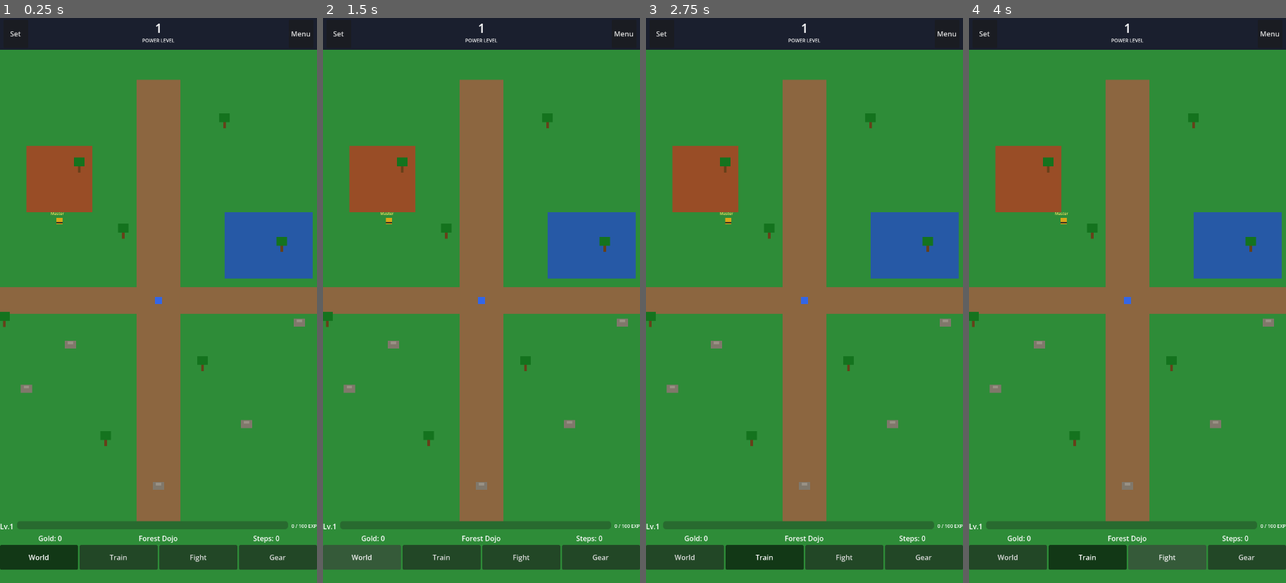
Above: before the commit, frames 1-4 (left to right).
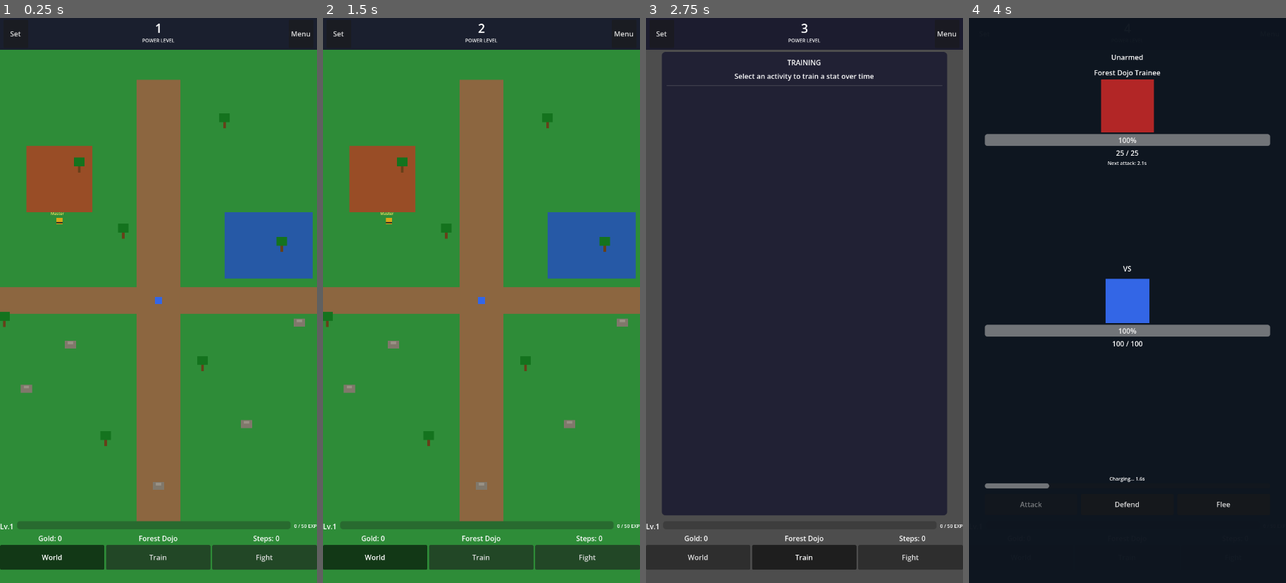
Above: after the commit, the same moments.

Repository: LeatherSpoon/Sharp_Apples
Game: Godot game, scene res://scenes/main.tscn
Two runs of this game, one before a commit and one after it. Both use one fixed random seed, a clock stepped at 60 frames per second and the inputs below.
Inputs:
- Up to frame 1 (0.25 s): no input
- Up to frame 2 (1.5 s): click "Set" at 0.5 s; click "World" at 1.25 s
- Up to frame 3 (2.75 s): click "Train" at 2 s
- Up to frame 4 (4 s): click "Fight" at 2.75 s; click "Fight" at 3.5 s

The runs differ from the first frame. In frame 1, 0.3% of the frame differs, in the area x 8-100%, y 89-98%; in frame 2, 1.4%; in frame 3, 94%; in frame 4, 94%, in the area x 0-100%, y 1-100%.
Error before the commit: Parse Error: Cannot infer the type of "opp_hp" variable because the value doesn't have a set type. (res://scripts/ui/main_ui.gd:317)
Error after the commit: Invalid assignment of property or key 'theme_override_font_sizes' with value of type 'Dictionary' on a base object of type 'Label'. (res://scripts/ui/training_…

Commit message:
Fix type inference parse errors, rework meditation to reward longer sessions
- Add explicit float()/Vector2 type annotations for all dictionary value
  arithmetic that Godot 4.6 cannot infer (opp_hp, opp_dmg, world_pos, damage)
- Rework meditation time bonus: exponential squared curve so short sessions
  (<10 min) yield almost nothing, 30+ min yields solid rewards, 60+ min
  near-maximum. Incentivizes longer play sessions before resetting.
- Update meditation popup UI to show time strength percentage and
  contextual advice based on session length

https://claude.ai/code/session_01Ra3tS7LVo7F4gMUGxv6qhW

Diff:
--- a/godot/scripts/autoload/game_state.gd
+++ b/godot/scripts/autoload/game_state.gd
@@ -182,12 +182,18 @@
 
 func perform_meditation() -> Dictionary:
 	var pl_at_meditation := currencies.power_level.current
-	# Time bonus: scales 0 -> 2x over 30 minutes of waiting
-	var time_bonus := clampf(time_since_meditation / 1800.0, 0.0, 2.0)
+	# Time factor: exponential curve that punishes short sessions heavily.
+	# Under 30 min the reward is near-zero; AT 30 min it hits ~63%;
+	# beyond 30 min it keeps growing toward the cap, rewarding patience.
+	# Formula: 1 - e^(-t/1800)  →  at 5 min ≈ 15%, 15 min ≈ 39%, 30 min ≈ 63%, 60 min ≈ 86%
+	var time_factor := 1.0 - exp(-time_since_meditation / 1800.0)
+	# Bonus ramps further: square the factor so short sessions are truly weak
+	# 5 min ≈ 2%, 15 min ≈ 15%, 30 min ≈ 40%, 60 min ≈ 74%, 120 min ≈ 98%
+	var time_bonus := time_factor * time_factor * 2.0
 	# PL bonus: logarithmic based on how high PL got
 	var pl_bonus := log(maxf(pl_at_meditation, 1.0)) / log(10.0)
-	# Multiplier gain compounds
-	var multiplier_gain := (1.0 + pl_bonus) * (1.0 + time_bonus) * 0.1
+	# Multiplier gain compounds — long patient sessions yield big rewards
+	var multiplier_gain := (1.0 + pl_bonus) * time_bonus * 0.15
 
 	meditation_multiplier += multiplier_gain
 	meditation_count += 1
--- a/godot/scripts/combat/combat_view.gd
+++ b/godot/scripts/combat/combat_view.gd
@@ -145,7 +145,7 @@
 	var cross_bonus := Combat.cross_theme_mastery_bonus(gs.mastery, _encounter.player_theme)
 
 	var eff_atk := gs.effective_attack()
-	var damage := (theme_def["base_damage"] + eff_atk) * (1.0 + var_scaling) * (1.0 + cross_bonus)
+	var damage: float = (float(theme_def["base_damage"]) + eff_atk) * (1.0 + var_scaling) * (1.0 + cross_bonus)
 
 	# Crit check
 	var luck := gs.variables.get_value(Variables.Kind.LUCK)
--- a/godot/scripts/overworld/player.gd
+++ b/godot/scripts/overworld/player.gd
@@ -95,7 +95,7 @@
 
 func _unhandled_input(event: InputEvent) -> void:
 	if event is InputEventMouseButton and event.button_index == MOUSE_BUTTON_LEFT:
-		var world_pos := get_canvas_transform().affine_inverse() * event.position
+		var world_pos: Vector2 = get_canvas_transform().affine_inverse() * event.position
 		if event.pressed:
 			_mouse_held = true
 			_mouse_world_pos = world_pos
--- a/godot/scripts/ui/main_ui.gd
+++ b/godot/scripts/ui/main_ui.gd
@@ -314,9 +314,9 @@
 
 	for i in OPPONENT_TIERS.size():
 		var opp_data: Dictionary = OPPONENT_TIERS[i]
-		var opp_hp := (30.0 + 20.0 * tier) * opp_data["hp_mult"]
-		var opp_dmg := (3.0 + 2.0 * tier) * opp_data["damage_mult"]
-		var opp_reward_gold := 10.0 * tier * opp_data["reward_mult"]
+		var opp_hp: float = (30.0 + 20.0 * tier) * float(opp_data["hp_mult"])
+		var opp_dmg: float = (3.0 + 2.0 * tier) * float(opp_data["damage_mult"])
+		var opp_reward_gold: float = 10.0 * tier * float(opp_data["reward_mult"])
 
 		var row := HBoxContainer.new()
 		row.add_theme_constant_override("separation", 4)
@@ -359,13 +359,13 @@
 	var opp := Encounter.OpponentDefinition.new()
 	opp.id = "env_%s_%s" % [env["id"], opp_data["name"].to_lower()]
 	opp.opponent_name = "%s %s" % [env["name"], opp_data["name"]]
-	opp.base_power = 10.0 * env_tier * opp_data["power_mult"]
-	opp.base_hp = (30.0 + 20.0 * env_tier) * opp_data["hp_mult"]
-	opp.base_damage = (3.0 + 2.0 * env_tier) * opp_data["damage_mult"]
+	opp.base_power = 10.0 * env_tier * float(opp_data["power_mult"])
+	opp.base_hp = (30.0 + 20.0 * env_tier) * float(opp_data["hp_mult"])
+	opp.base_damage = (3.0 + 2.0 * env_tier) * float(opp_data["damage_mult"])
 	opp.attack_speed = 1.0
-	opp.gold_reward = 10.0 * env_tier * opp_data["reward_mult"]
-	opp.pl_reward = 5.0 * env_tier * opp_data["reward_mult"]
-	opp.mastery_xp_reward = 3.0 * env_tier * opp_data["reward_mult"]
+	opp.gold_reward = 10.0 * env_tier * float(opp_data["reward_mult"])
+	opp.pl_reward = 5.0 * env_tier * float(opp_data["reward_mult"])
+	opp.mastery_xp_reward = 3.0 * env_tier * float(opp_data["reward_mult"])
 	opp.environment_id = env["id"]
 	opp.is_boss = (tier_idx >= 4)
 
@@ -547,21 +547,30 @@
 	var pl := GameState.currencies.power_level.current
 	var time_sec := GameState.time_since_meditation
 	var time_min := time_sec / 60.0
-	var time_bonus := clampf(time_sec / 1800.0, 0.0, 2.0)
+	# Mirror the formula from GameState.perform_meditation()
+	var time_factor := 1.0 - exp(-time_sec / 1800.0)
+	var time_bonus := time_factor * time_factor * 2.0
 	var pl_bonus := log(maxf(pl, 1.0)) / log(10.0)
-	var multiplier_gain := (1.0 + pl_bonus) * (1.0 + time_bonus) * 0.1
+	var multiplier_gain := (1.0 + pl_bonus) * time_bonus * 0.15
+	var time_pct := time_factor * time_factor * 100.0
 
 	var text := ""
-	text += "Meditation resets your Power Level to 1 but makes it grow FASTER.\n\n"
+	text += "Meditation resets your Power Level to 1 but makes it grow FASTER.\n"
+	text += "Longer sessions = MUCH bigger rewards.\n\n"
 	text += "Current PL: %d\n" % int(pl)
-	text += "Time since last meditation: %.0f min\n" % time_min
+	text += "Session time: %.0f min\n" % time_min
+	text += "Time strength: %.0f%%\n" % time_pct
 	text += "Current multiplier: x%.2f\n" % GameState.meditation_multiplier
-	text += "Multiplier gain if you meditate now: +%.3f\n" % multiplier_gain
+	text += "Multiplier gain now: +%.3f\n" % multiplier_gain
 	text += "Total meditations: %d\n\n" % GameState.meditation_count
-	if time_min < 30:
-		text += "Waiting longer increases the bonus! (30+ min = max bonus)\n"
+	if time_min < 10:
+		text += "Too early! Rewards are almost nothing. Keep training.\n"
+	elif time_min < 30:
+		text += "Rewards are growing... 30+ min for a strong bonus.\n"
+	elif time_min < 60:
+		text += "Good session! Reward is solid.\n"
 	else:
-		text += "You've waited 30+ minutes — maximum time bonus active!\n"
+		text += "Excellent patience! Near-maximum time bonus.\n"
 	text += "\nKEPT: Attack, Defense, Skills, Steps, Gold, Mastery\n"
 	text += "RESET: Power Level, Bosses, Environment"
 
